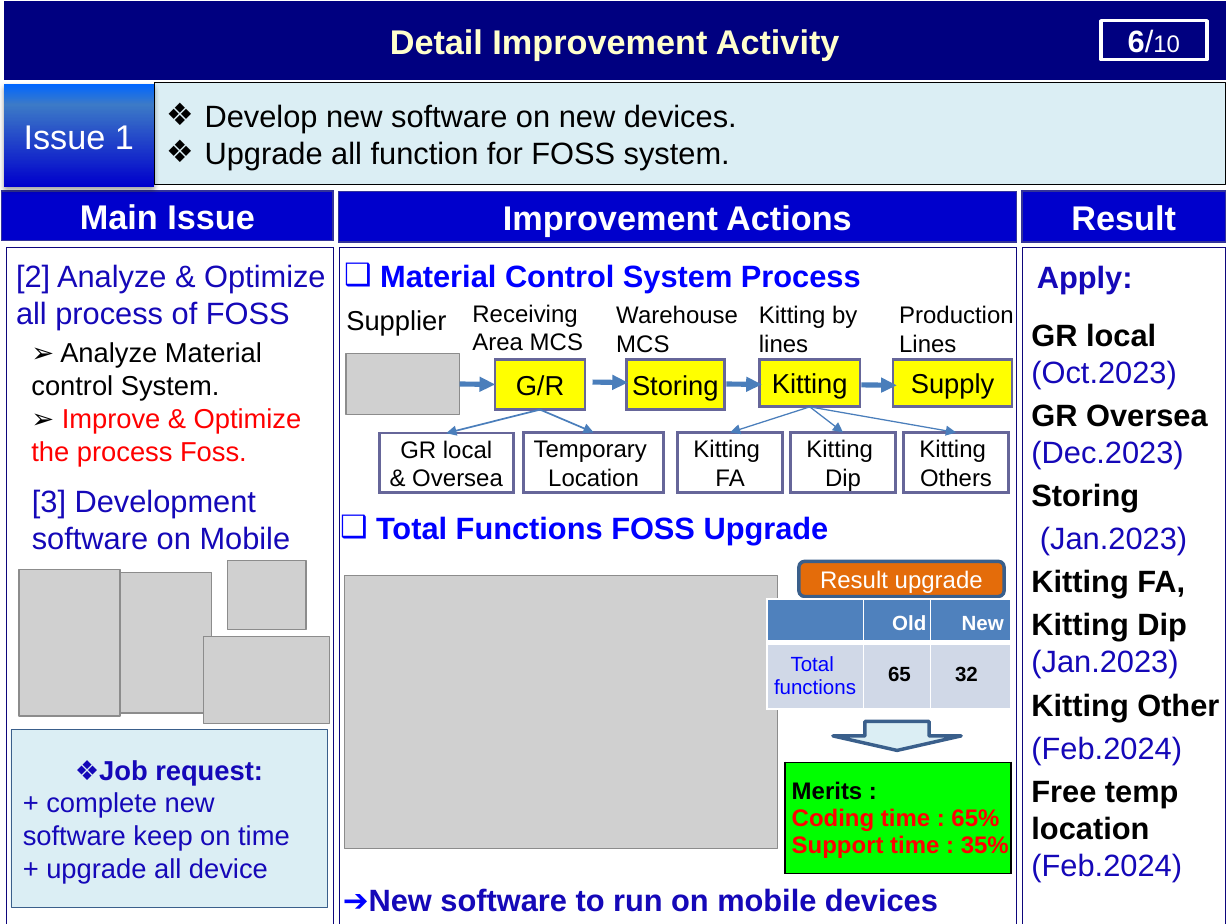
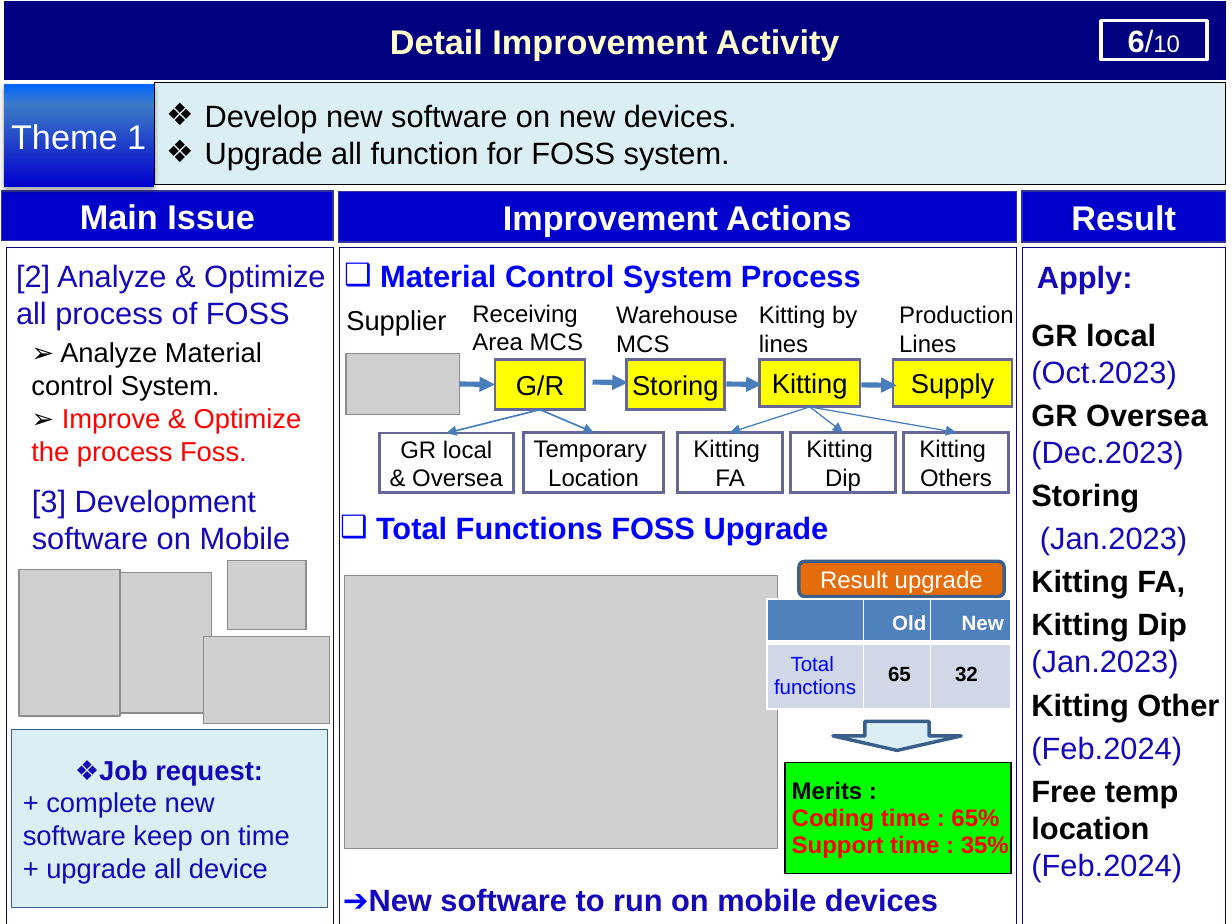
Before and after one commit to thietbicongnghevietnam/ReportPSNV, a slide deck: slide 8 of Report_test.pptx. Drawn at 1232x924 pixels with LibreOffice and Linux fonts; fonts in the diff are those of the drawing; grey boxes stand for pictures. Boxes give left, top, right and bottom in pixels: in the first picture for what was removed or moved away, otherwise in the second. Text is boxed around its words. In the diff, an @@ line names an element or a change of style, - is before the commit and + after.

```diff
--- a/Report_test.pptx
+++ b/Report_test.pptx
@@ text in rectangle at [11,124,146,150]: text changed @@
-Issue 1
+Theme 1
```
Also in this commit, not shown: 5 other slides changed, 2 slides added.
